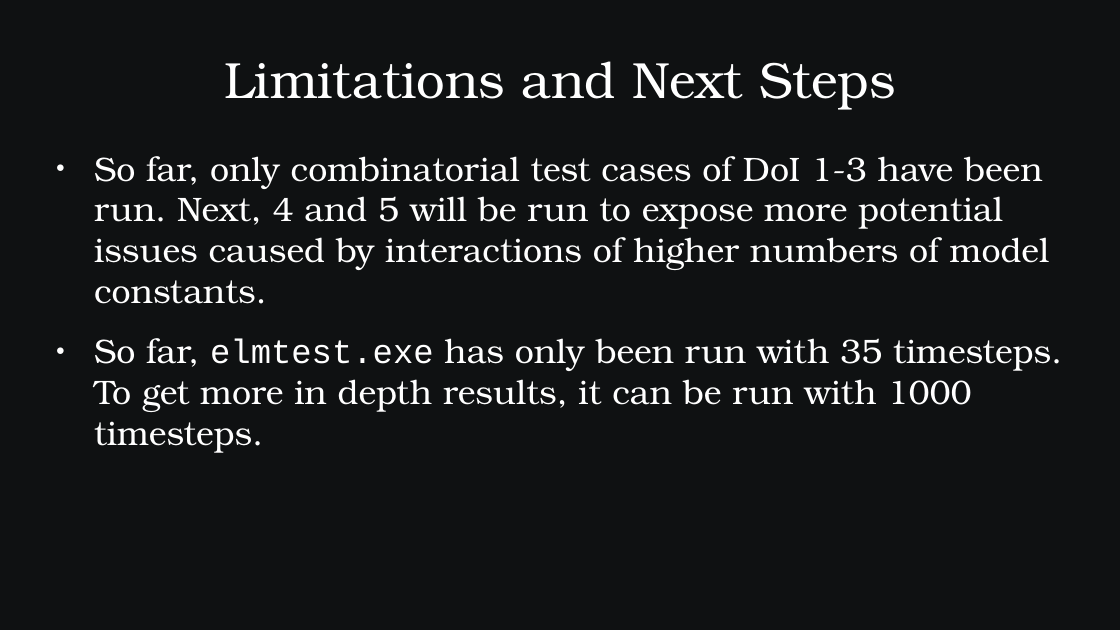
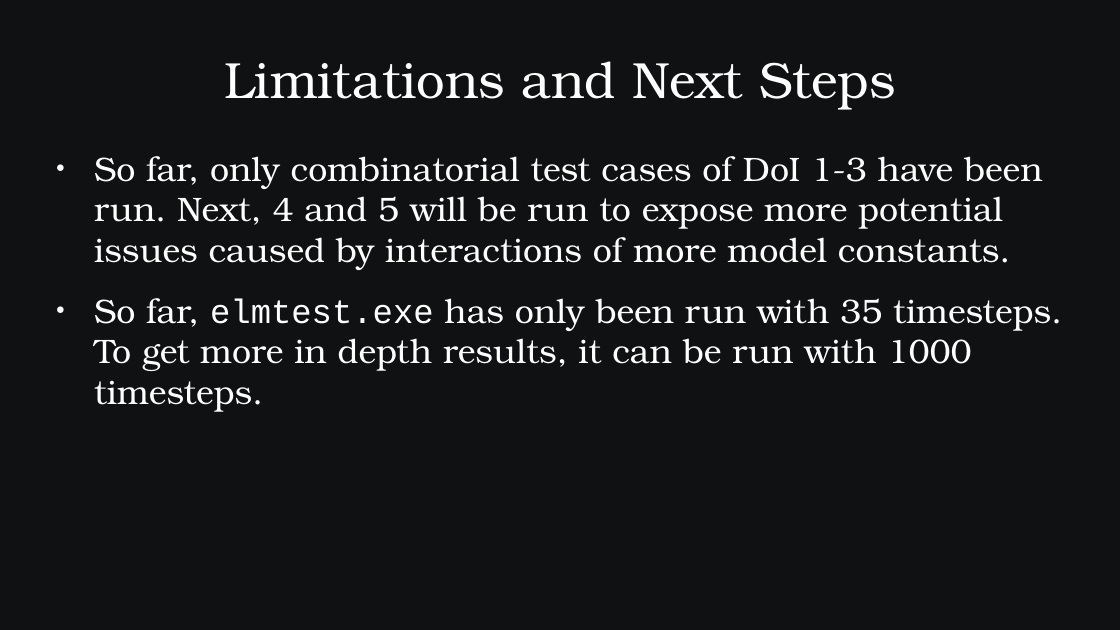
Before and after one commit to SamAllen06/lake_temp_work, a slide deck: slide 47 of documentation/for_collaborators/AnalysisOverview.pptx. Drawn at 1120x630 pixels with LibreOffice and Linux fonts; fonts in the diff are those of the drawing. Boxes give left, top, right and bottom in pixels: in the first picture for what was removed or moved away, otherwise in the second. Text is boxed around its words. In the diff, an @@ line names an element or a change of style, - is before the commit and + after.

```diff
--- a/documentation/for_collaborators/AnalysisOverview.pptx
+++ b/documentation/for_collaborators/AnalysisOverview.pptx
@@ text at box(94, 156, 1043, 270): text changed @@
-● So far, only combinatorial test cases of DoI 1-3 have been run. Next, 4 and 5 will be run to expose more potential issues caused by interactions of higher numbers of model constants.
+● So far, only combinatorial test cases of DoI 1-3 have been run. Next, 4 and 5 will be run to expose more potential issues caused by interactions of more model constants.
```
Also in this commit, not shown: 9 other slides changed, 3 other files.
